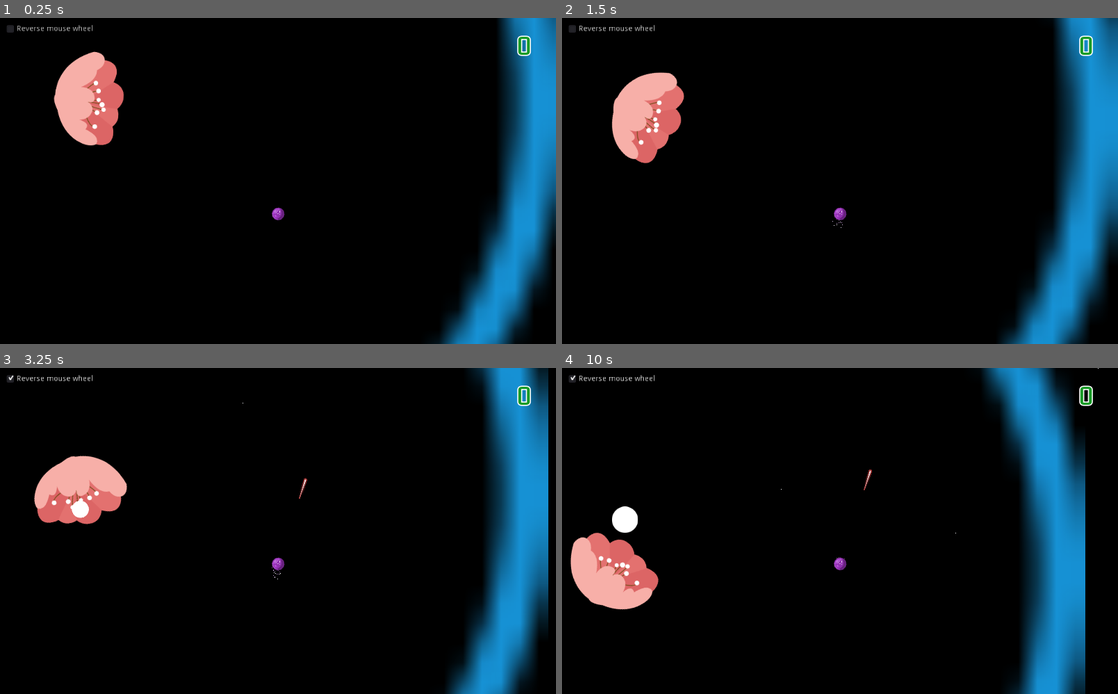
Above: before the commit, frames 1-4 (two rows, left to right).
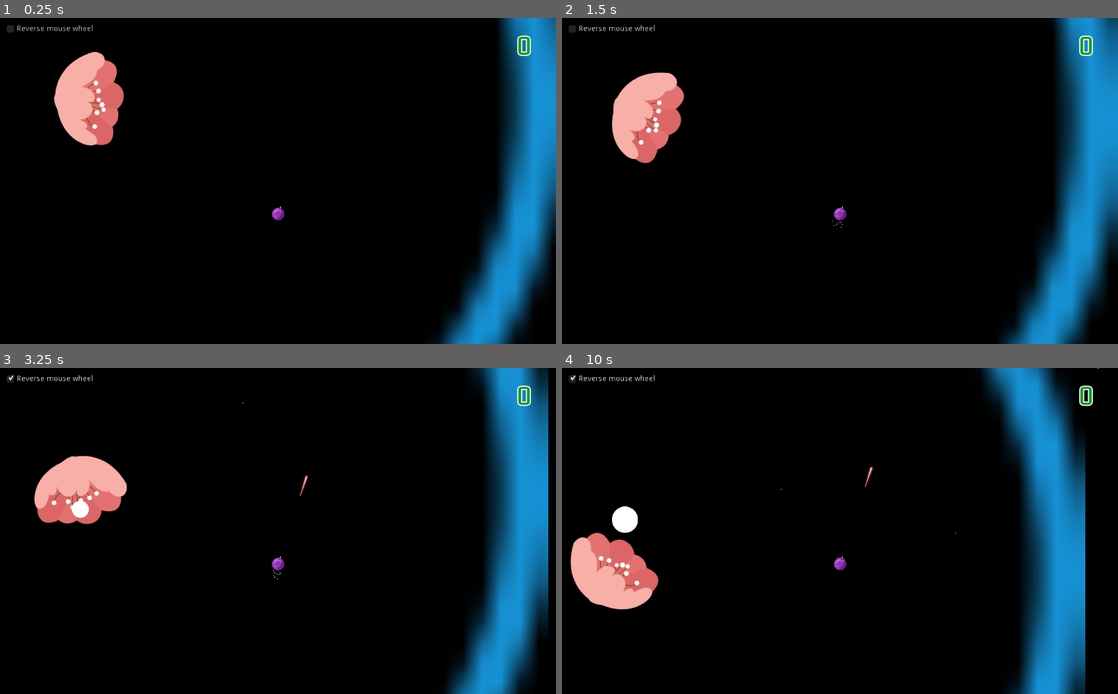
Above: after the commit, the same moments.

Repository: sangress/orbalia
Game: Godot game, scene res://scenes/Game.tscn
The game is run twice, just before and just after one commit, with the same random seed, the same clock (stepped at 60 frames per second) and the same inputs. This scene is started directly instead of the project's main scene.
Inputs (mouse positions are in pixels of both pictures, inside the frame that each line leads up to):
- Up to frame 1 (0.25 s): no input
- Up to frame 2 (1.5 s): click "Reverse mouse wheel" at 0.5 s; click "Reverse mouse wheel" at 1.25 s
- Up to frame 3 (3.25 s): click "Reverse mouse wheel" at 2 s; move the mouse to (400, 514) at 2.77 s; tap Middle mouse button (fire) at 2.85 s; click (400, 514) at 2.92 s
- Up to frame 4 (10 s): move the mouse to (728, 547) at 3.52 s; click (728, 547) at 3.6 s; move the mouse to (895, 459) at 4.27 s; hold Right mouse button (right) 4.28-5.03 s; click (895, 459) at 4.42 s; move the mouse to (812, 596) at 5.02 s; tap Middle mouse button (fire) at 5.1, 7.35, 9.6 s; click (812, 596) at 5.17 s; move the mouse to (1006, 579) at 5.77 s; press the mouse at (1006, 579) at 5.78 s; move the mouse to (673, 482) at 6.52 s; release the mouse at (673, 482) at 6.53 s; right-click (673, 482) at 6.6 s; click (673, 482) at 6.67 s; move the mouse to (867, 531) at 7.27 s; click (867, 531) at 7.42 s; move the mouse to (756, 449) at 8.02 s; click (756, 449) at 8.1 s; move the mouse to (962, 514) at 8.77 s; hold Right mouse button (right) 8.78-9.53 s; click (962, 514) at 8.92 s; move the mouse to (728, 547) at 9.52 s; click (728, 547) at 9.67 s

The runs differ from the first frame. In frame 1, less than 0.1% of the frame differs, in the area x 49-51%, y 57-61%; in frame 2, less than 0.1%; in frame 3, less than 0.1%, in the area x 49-56%, y 32-61%; in frame 4, less than 0.1%.

Commit message:
fix: make music non-positional, make the orb's direction a bit clearer

Diff:
--- a/prefabs/Orb.tscn
+++ b/prefabs/Orb.tscn
@@ -30,7 +30,7 @@
 texture = ExtResource( 2 )
 
 [node name="dir" type="Sprite" parent="."]
-position = Vector2( 3.98901, 0.00268555 )
+position = Vector2( 9.57422, 0.00390625 )
 rotation = 1.5708
 scale = Vector2( 0.01, 0.01 )
 texture = ExtResource( 3 )
@@ -56,7 +56,7 @@
 color_ramp = SubResource( 4 )
 
 [node name="muzzle" type="Position2D" parent="."]
-position = Vector2( 5.98376, 0 )
+position = Vector2( 11.5669, 0 )
 
 [node name="fire_sfx" type="AudioStreamPlayer2D" parent="."]
 stream = ExtResource( 5 )
--- a/scenes/Game.tscn
+++ b/scenes/Game.tscn
@@ -59,9 +59,9 @@
 custom_fonts/font = SubResource( 3 )
 text = "0"
 
-[node name="music" type="AudioStreamPlayer2D" parent="."]
+[node name="music" type="AudioStreamPlayer" parent="."]
 stream = ExtResource( 6 )
-volume_db = -10.0
+volume_db = -15.0
 autoplay = true
 
 [node name="sprite" type="Sprite" parent="."]
--- a/scenes/Intro.tscn
+++ b/scenes/Intro.tscn
@@ -94,7 +94,7 @@
 anims/RESET = SubResource( 2 )
 anims/typewriter = SubResource( 3 )
 
-[node name="music" type="AudioStreamPlayer2D" parent="."]
+[node name="music" type="AudioStreamPlayer" parent="."]
 stream = ExtResource( 5 )
 volume_db = -20.0
 autoplay = true
